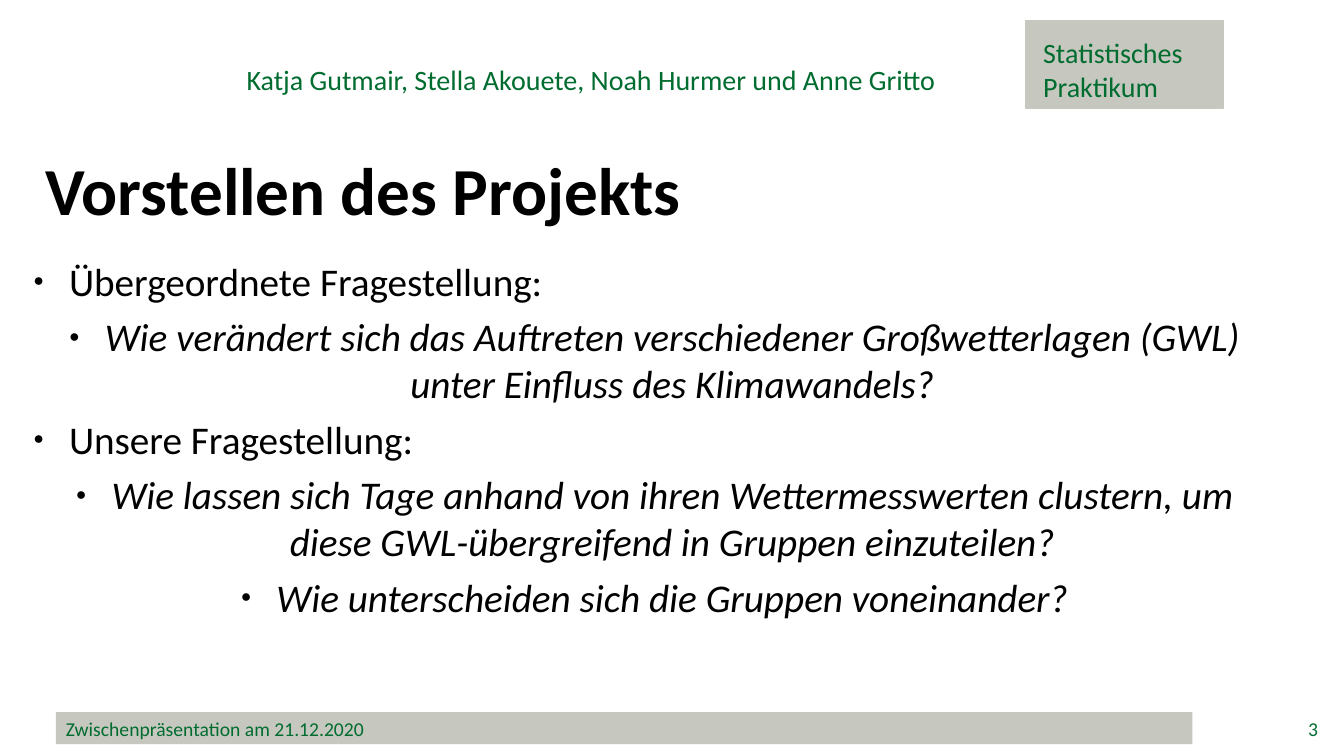
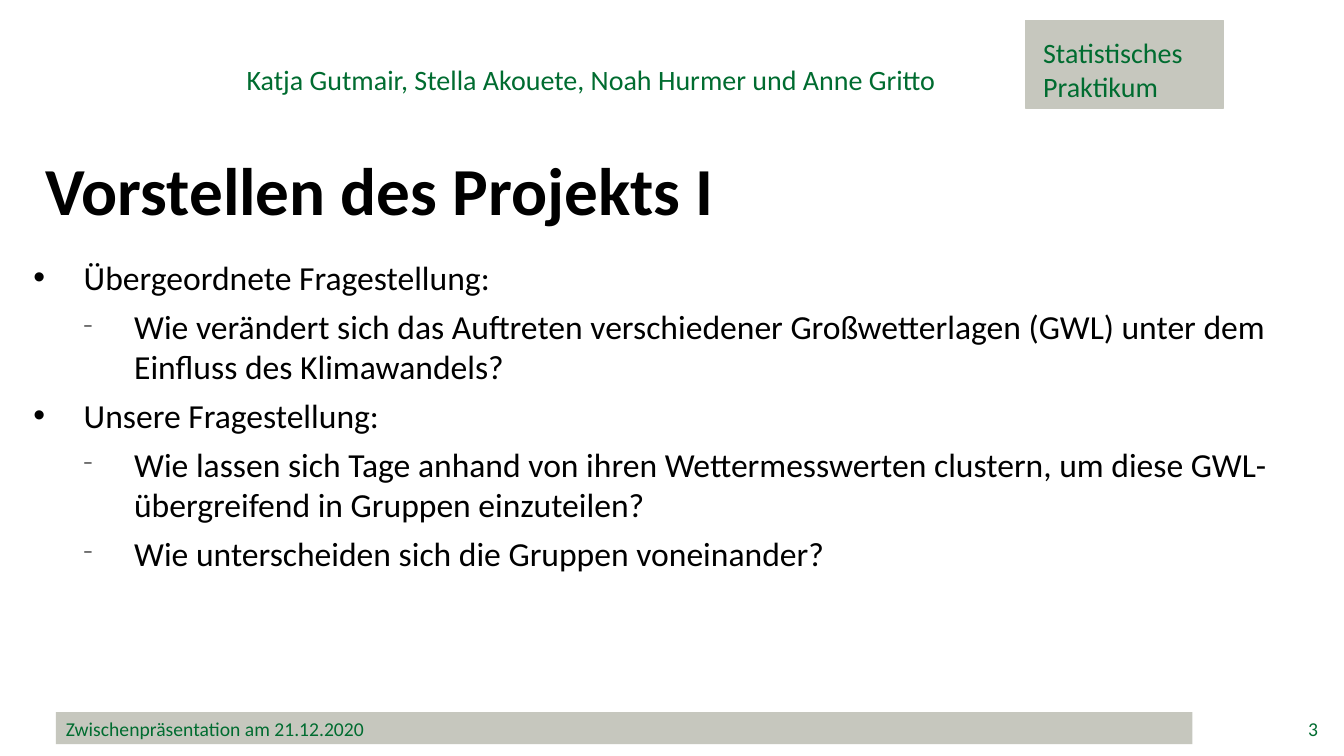
Before and after one commit to minimops/weatherFrog, a slide deck: slide 3 of ppt/Zwischenpraesentation_v1.1.pptx. Drawn at 1344x756 pixels with LibreOffice and Linux fonts; fonts in the diff are those of the drawing; background and template pictures are left out. Boxes give left, top, right and bottom in pixels: in the first picture for what was removed or moved away, otherwise in the second. Text is boxed around its words. In the diff, an @@ line names an element or a change of style, - is before the commit and + after.

```diff
--- a/ppt/Zwischenpraesentation_v1.1.pptx
+++ b/ppt/Zwischenpraesentation_v1.1.pptx
@@ text at <box>45,168,714,227</box>: text changed @@
-Vorstellen des Projekts
+Vorstellen des Projekts I
@@ text at <box>84,263,1266,572</box>: size 28 to 24 pt in "Übergeordnete Fragestellung:", "Unsere Fragestellung:", "Wie lassen sich Tage anhand von ihren ...", "Wie unterscheiden sich die Gruppen voneinander?"; italic off in "Wie lassen sich Tage anhand von ihren ...", "Wie unterscheiden sich die Gruppen voneinander?"; bullet ● to •; alignment centre to left; bullet ● to −; list level 1 to 2 in "Wie lassen sich Tage anhand ..."; list level 1 to 2 in "Wie unterscheiden sich die Gruppen ..." @@
@@ text at <box>134,314,1265,380</box>: text changed; size 28 to 24 pt; italic off @@
-● Wie verändert sich das Auftreten verschiedener Großwetterlagen (GWL) unter Einfluss des Klimawandels?
+  − Wie verändert sich das Auftreten verschiedener Großwetterlagen (GWL) unter dem Einfluss des Klimawandels?
```
Also in this commit, not shown: 13 other slides changed, 25 slides added.
